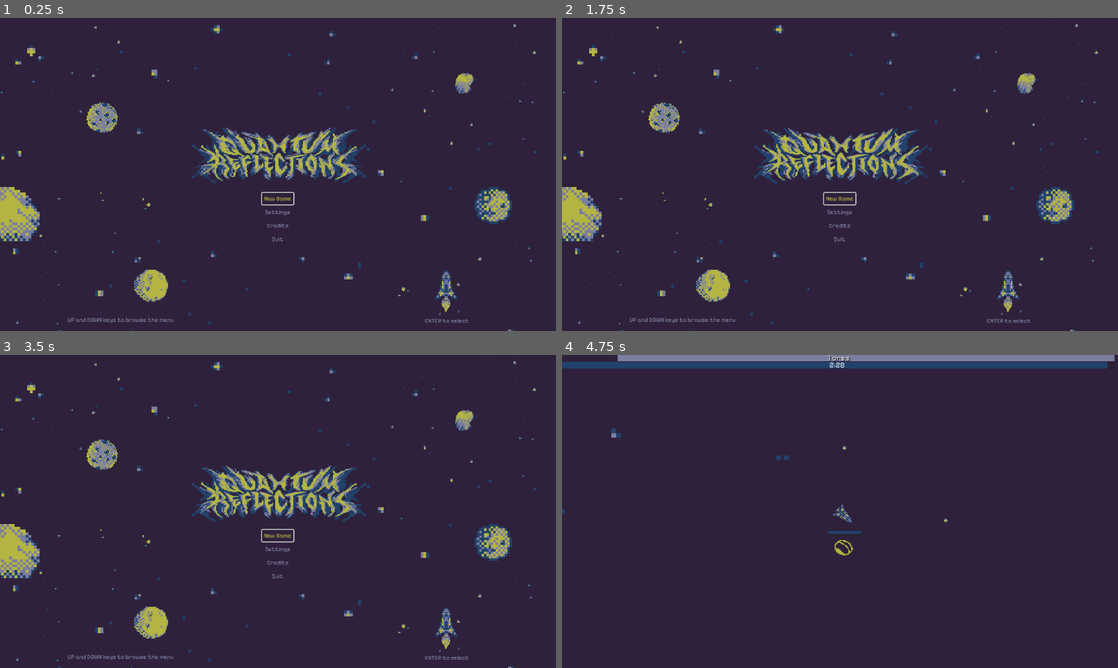
Above: before the commit, frames 1-4 (two rows, left to right).
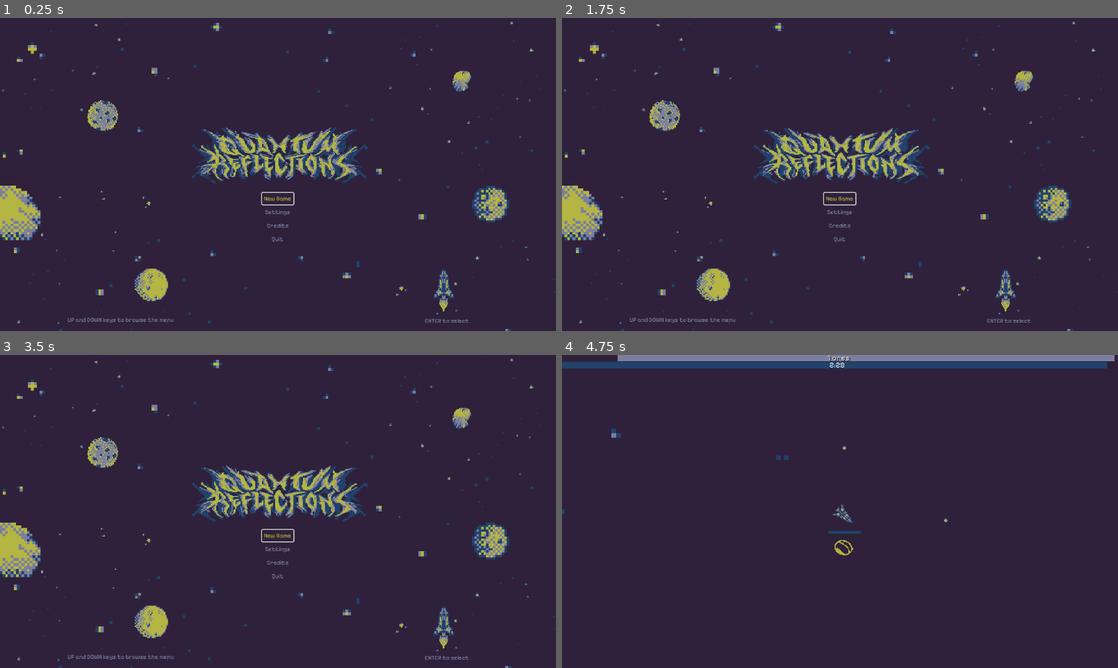
Above: after the commit, the same moments.

Repository: iparosds/Quantum-Reflections
Game: Godot game, scene res://scenes/menu.tscn
Two runs of this game, one before a commit and one after it. Both use one fixed random seed, a clock stepped at 60 frames per second and the inputs below.
Inputs (mouse positions are in pixels of both pictures, inside the frame that each line leads up to):
- Up to frame 1 (0.25 s): no input
- Up to frame 2 (1.75 s): click "Settings" at 0.5 s; click "Back" at 1.25 s
- Up to frame 3 (3.5 s): click "Credits" at 2 s; click "Back" at 2.75 s
- Up to frame 4 (4.75 s): click "New Game" at 3.5 s; tap Enter (enter) at 4.25 s; move the mouse to (962, 495) at 4.27 s; hold Right (move_right) from 4.28 s (still down); tap Tab (boost) at 4.35 s

The runs differ from the first frame. In frame 1, 2.9% of the frame differs, in the area x 0-100%, y 0-100%; in frame 2, 2.9%; in frame 3, 2.9%; in frame 4, nothing differs.

Commit message:
misc: alinhando com a tela de menu principal

Diff:
--- a/scenes/creditos.tscn
+++ b/scenes/creditos.tscn
@@ -29,7 +29,6 @@
 texture = ExtResource("1_ltvou")
 
 [node name="Back" type="Button" parent="."]
-anchors_preset = -1
 offset_left = -276.0
 offset_top = -12.0
 offset_right = -232.0
--- a/scenes/menu.tscn
+++ b/scenes/menu.tscn
@@ -90,10 +90,15 @@
 theme = SubResource("Theme_uhqyi")
 script = ExtResource("1_l1qqr")
 
-[node name="Sprite2D" type="Sprite2D" parent="."]
-position = Vector2(578, 327.25)
-scale = Vector2(0.605208, 0.595833)
+[node name="TextureRect" type="TextureRect" parent="."]
+layout_mode = 1
+anchors_preset = 15
+anchor_right = 1.0
+anchor_bottom = 1.0
+grow_horizontal = 2
+grow_vertical = 2
 texture = ExtResource("7_apl2l")
+expand_mode = 2
 
 [node name="MarginContainer" type="MarginContainer" parent="."]
 layout_mode = 1
@@ -125,8 +130,8 @@
 focus_neighbor_bottom = NodePath("../Settings")
 theme = SubResource("Theme_uhqyi")
 theme_override_colors/font_hover_color = Color(0.705882, 0.709804, 0.258824, 1)
-theme_override_colors/font_focus_color = Color(0.705882, 0.709804, 0.258824, 1)
-theme_override_colors/font_color = Color(0.486275, 0.494118, 0.631373, 1)
+theme_override_colors/font_color = Color(0.486275, 0.494118, 0.631373, 1)
+theme_override_colors/font_focus_color = Color(0.705882, 0.709804, 0.258824, 1)
 theme_override_fonts/font = ExtResource("3_la3r8")
 theme_override_font_sizes/font_size = 12
 text = "New Game"
@@ -139,8 +144,8 @@
 focus_neighbor_bottom = NodePath("../Credits")
 theme = SubResource("Theme_uhqyi")
 theme_override_colors/font_hover_color = Color(0.705882, 0.709804, 0.258824, 1)
-theme_override_colors/font_focus_color = Color(0.705882, 0.709804, 0.258824, 1)
-theme_override_colors/font_color = Color(0.486275, 0.494118, 0.631373, 1)
+theme_override_colors/font_color = Color(0.486275, 0.494118, 0.631373, 1)
+theme_override_colors/font_focus_color = Color(0.705882, 0.709804, 0.258824, 1)
 theme_override_fonts/font = ExtResource("3_la3r8")
 theme_override_font_sizes/font_size = 12
 text = "Settings"
@@ -154,8 +159,8 @@
 focus_neighbor_bottom = NodePath("../Quit")
 theme = SubResource("Theme_uhqyi")
 theme_override_colors/font_hover_color = Color(0.705882, 0.709804, 0.258824, 1)
-theme_override_colors/font_focus_color = Color(0.705882, 0.709804, 0.258824, 1)
-theme_override_colors/font_color = Color(0.486275, 0.494118, 0.631373, 1)
+theme_override_colors/font_color = Color(0.486275, 0.494118, 0.631373, 1)
+theme_override_colors/font_focus_color = Color(0.705882, 0.709804, 0.258824, 1)
 theme_override_fonts/font = ExtResource("3_la3r8")
 theme_override_font_sizes/font_size = 12
 text = "Credits"
@@ -167,8 +172,8 @@
 focus_neighbor_bottom = NodePath("../New_Game")
 theme = SubResource("Theme_uhqyi")
 theme_override_colors/font_hover_color = Color(0.705882, 0.709804, 0.258824, 1)
-theme_override_colors/font_focus_color = Color(0.705882, 0.709804, 0.258824, 1)
-theme_override_colors/font_color = Color(0.486275, 0.494118, 0.631373, 1)
+theme_override_colors/font_color = Color(0.486275, 0.494118, 0.631373, 1)
+theme_override_colors/font_focus_color = Color(0.705882, 0.709804, 0.258824, 1)
 theme_override_fonts/font = ExtResource("3_la3r8")
 theme_override_font_sizes/font_size = 12
 text = "Quit"
--- a/scenes/settings_menu.tscn
+++ b/scenes/settings_menu.tscn
@@ -161,7 +161,6 @@
 stream = ExtResource("5_jp286")
 
 [node name="instructions" type="Label" parent="."]
-anchors_preset = -1
 offset_left = 124.0
 offset_top = 608.0
 offset_right = 377.0
Not shown: 1 places in scenes/creditos.tscn that only renumber resources
